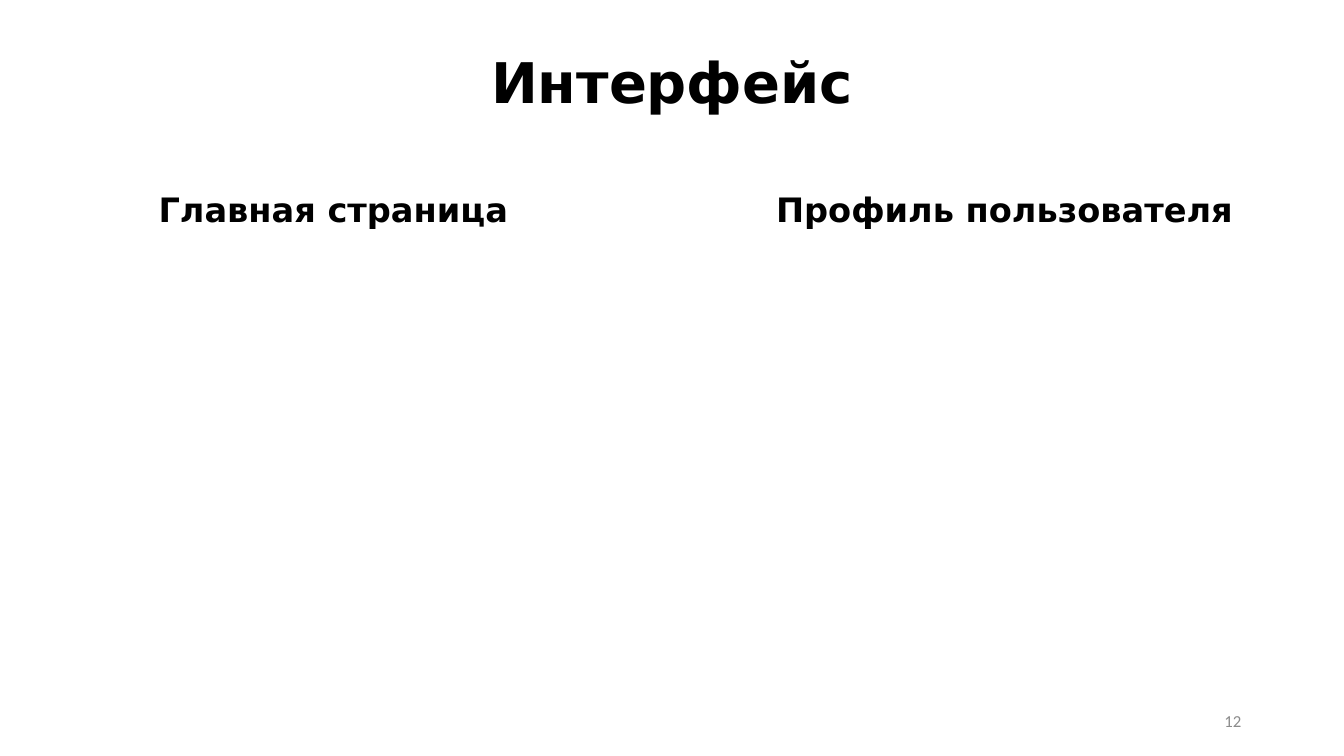
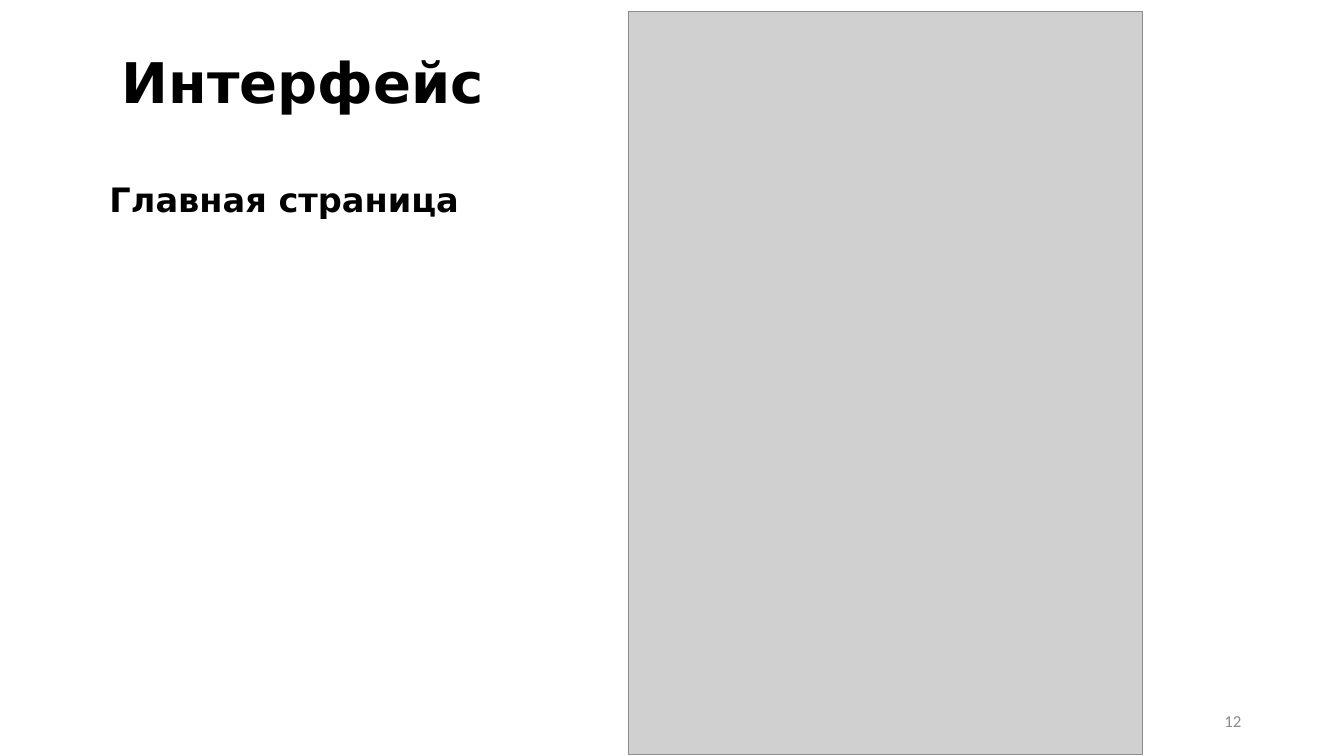
Before and after one commit to nans1996/GAR, a slide deck: slide 12 of ПРИ115-РПС-КП_03.pptx. Drawn at 1344x756 pixels with LibreOffice and Linux fonts; fonts in the diff are those of the drawing; grey boxes stand for pictures. Boxes give left, top, right and bottom in pixels: in the first picture for what was removed or moved away, otherwise in the second. Text is boxed around its words. In the diff, an @@ line names an element or a change of style, - is before the commit and + after.

```diff
--- a/ПРИ115-РПС-КП_03.pptx
+++ b/ПРИ115-РПС-КП_03.pptx
@@ title "Интерфейс" at (x1=122, y1=60, x2=484, y2=115): alignment centre to left @@
@@ picture added at (x1=628, y1=11, x2=1142, y2=754) @@
@@ text "Главная страница" moved from (x1=159, y1=197, x2=508, y2=229) to (x1=109, y1=187, x2=459, y2=219) @@
@@ text removed at (x1=776, y1=196, x2=1233, y2=229) @@
-Профиль пользователя
```
Also in this commit, not shown: 1 slide added.
